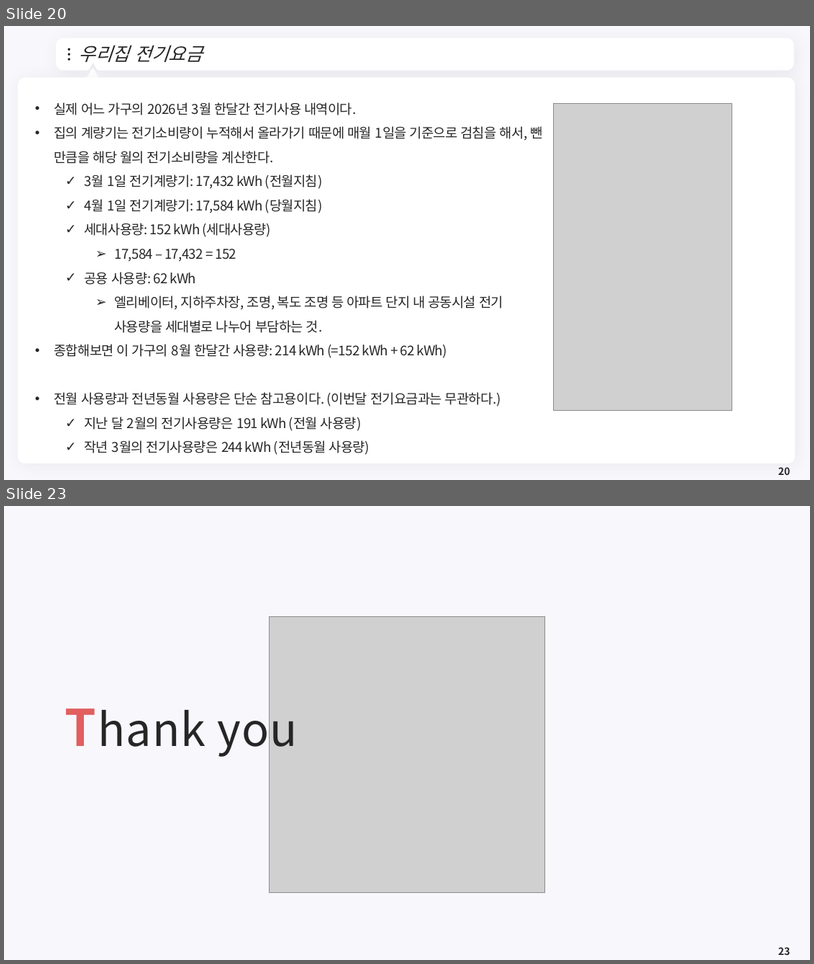
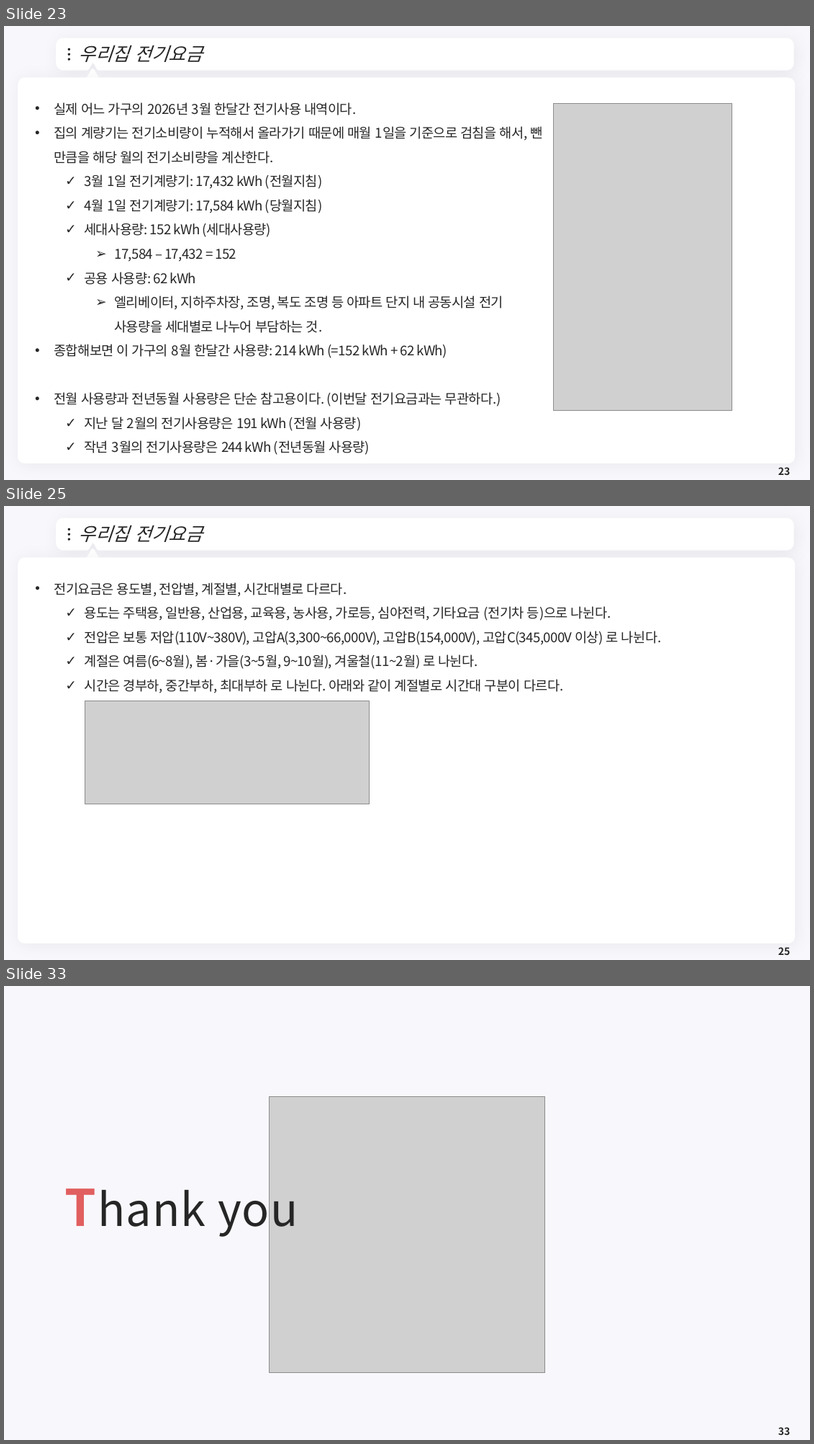
Before and after one commit to meandthey/Teaching, a slide deck: 에너지경제학/자원에너지경제학_Chapter_1.pptx. Shown one above the other, each under a label of ours: slides 20 and 23 before the commit, slides 23, 25 and 33 after it; the slides between them are not shown. The pictures are 814x964 and 814x1444 pixels, drawn with LibreOffice and Linux fonts; fonts in the diff are those of the drawing; grey boxes stand for pictures; background and template pictures are left out. Boxes give left, top, right and bottom in pixels: in the first picture for what was removed or moved away, otherwise in the second. Text is boxed around its words. In the diff, an @@ line names an element or a change of style, - is before the commit and + after.

```diff
--- a/에너지경제학/자원에너지경제학_Chapter_1.pptx
+++ b/에너지경제학/자원에너지경제학_Chapter_1.pptx
@@ slide 25 added at <box>4,506,810,960</box>, background #F8F7FC; not listed: 7 template elements that a slide beside it also shows @@
@@ title added at <box>79,525,203,542</box>, 22 pt, text #262626, italic @@
+우리집 전기요금
@@ text added at <box>54,582,661,693</box>, 16 pt, text #262626 @@
+• 전기요금은 용도별, 전압별, 계절별, 시간대별로 다르다.
+  ✓ 용도는 주택용, 일반용, 산업용, 교육용, 농사용, 가로등, 심야전력, 기타요금 (전기차 등)으로 나뉜다.
+  ✓ 전압은 보통 저압(110V~380V), 고압A(3,300~66,000V), 고압B(154,000V), 고압C(345,000V 이상) 로 나뉜다.
+  ✓ 계절은 여름(6~8월), 봄·가을(3~5월, 9~10월), 겨울철(11~2월) 로 나뉜다.
+  ✓ 시간은 경부하, 중간부하, 최대부하 로 나뉜다. 아래와 같이 계절별로 시간대 구분이 다르다.
@@ picture added at <box>85,700,369,803</box> @@
@@ page number added at <box>779,947,790,955</box>, 12 pt, text #262626, bold @@
+25
@@ what was slide 20 is now slide 23 @@
@@ page number at <box>779,467,790,475</box>: text changed @@
-20
+23
@@ what was slide 23 is now slide 33 @@
@@ page number at <box>779,1427,790,1435</box>: text changed @@
-23
+33
```
Also in this commit, not shown: 2 slides changed, 9 other slides added, 1 other file.
